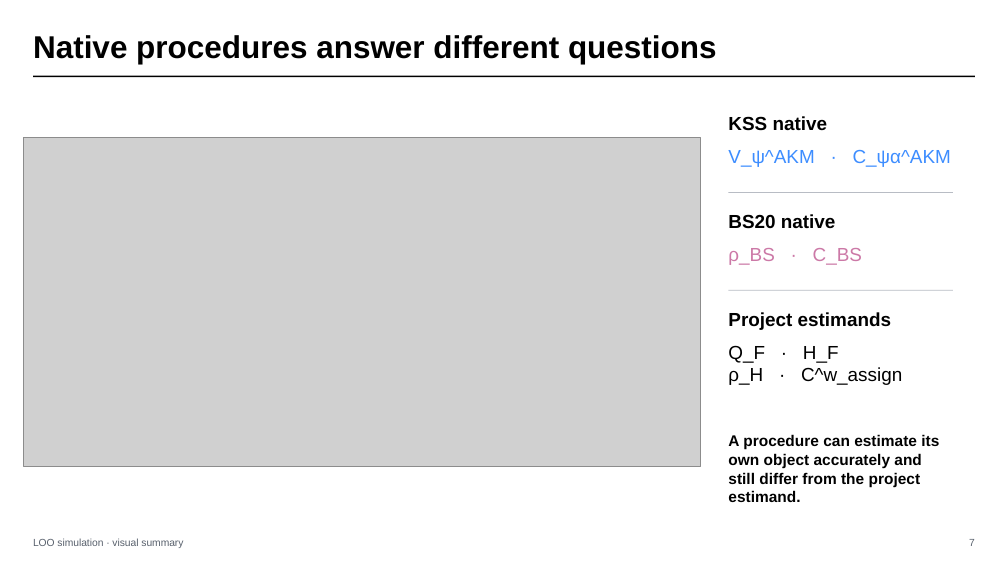
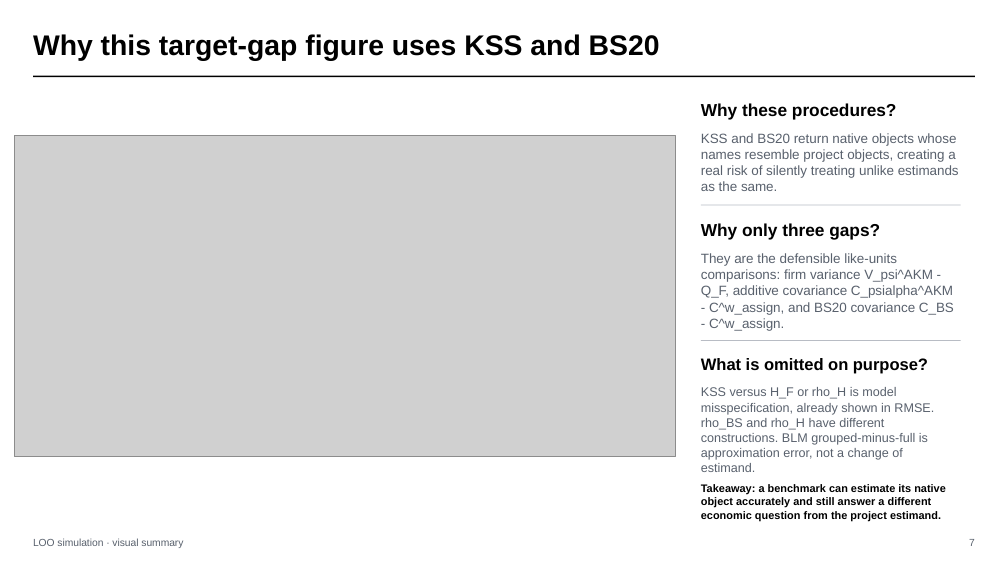
Before and after one commit to michaeljwang6/loo_simulation, a slide deck: slide 7 of work/loo_simulation/output/loo_simulation_visual_summary.pptx. Drawn at 1008x567 pixels with LibreOffice and Linux fonts; fonts in the diff are those of the drawing; grey boxes stand for pictures. Boxes give left, top, right and bottom in pixels: in the first picture for what was removed or moved away, otherwise in the second. Text is boxed around its words. In the diff, an @@ line names an element or a change of style, - is before the commit and + after.

```diff
--- a/work/loo_simulation/output/loo_simulation_visual_summary.pptx
+++ b/work/loo_simulation/output/loo_simulation_visual_summary.pptx
@@ text at [33,34,660,60]: text changed; size 30 to 27 pt @@
-Native procedures answer different questions
+Why this target-gap figure uses KSS and BS20
@@ text at [701,103,897,120]: text changed; size 18 to 16.5 pt @@
-KSS native
+Why these procedures?
@@ picture: place and size @@
-picture at [23,138,701,467]
+picture at [14,135,676,457]
@@ text at [701,133,959,191]: text changed; size 18 to 12.8 pt; text colour #3D8DFF to #59616D @@
-V_ψ^AKM · C_ψα^AKM
+KSS and BS20 return native objects whose names resemble project objects, creating a real risk of silently treating unlike estimands as the same.
@@ rectangle: place and size @@
-rectangle at [729,192,954,193]
+rectangle at [701,205,961,206]
@@ text at [701,223,880,240]: text changed; size 18 to 16.5 pt @@
-BS20 native
+Why only three gaps?
@@ text at [701,253,954,331]: text changed; size 18 to 12.8 pt; text colour #CC79A7 to #59616D @@
-ρ_BS · C_BS
+They are the defensible like-units comparisons: firm variance V_psi^AKM - Q_F, additive covariance C_psialpha^AKM - C^w_assign, and BS20 covariance C_BS - C^w_assign.
@@ rectangle: place and size @@
-rectangle at [729,290,954,290]
+rectangle at [701,340,961,341]
@@ text at [701,358,928,374]: text changed; size 18 to 15.8 pt @@
-Project estimands
+What is omitted on purpose?
@@ text at [701,387,934,472]: text changed; size 18 to 12 pt; text colour #000000 to #59616D @@
-Q_F · H_F
-ρ_H · C^w_assign
+KSS versus H_F or rho_H is model misspecification, already shown in RMSE. rho_BS and rho_H have different constructions. BLM grouped-minus-full is approximation error, not a change of estimand.
@@ text at [701,484,946,521]: text changed; size 14.7 to 10.4 pt @@
-A procedure can estimate its own object accurately and still differ from the project estimand.
+Takeaway: a benchmark can estimate its native object accurately and still answer a different economic question from the project estimand.
```
Also in this commit, not shown: 2 other slides changed, 2 slides added, 2 slides removed, 2 other files.
